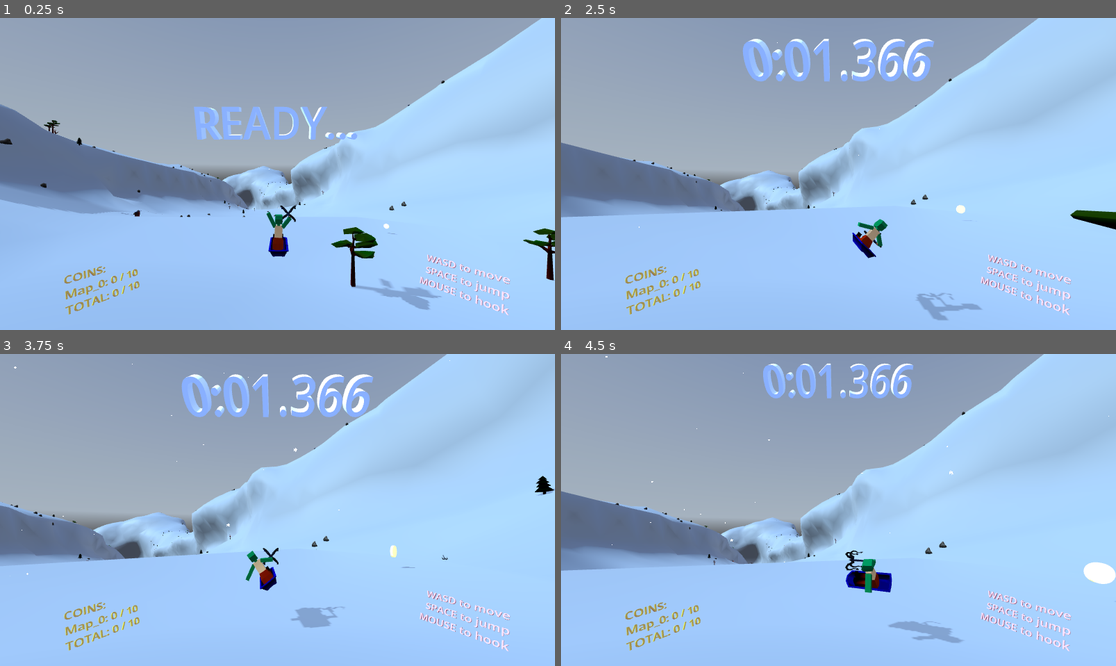
Above: before the commit, frames 1-4 (two rows, left to right).
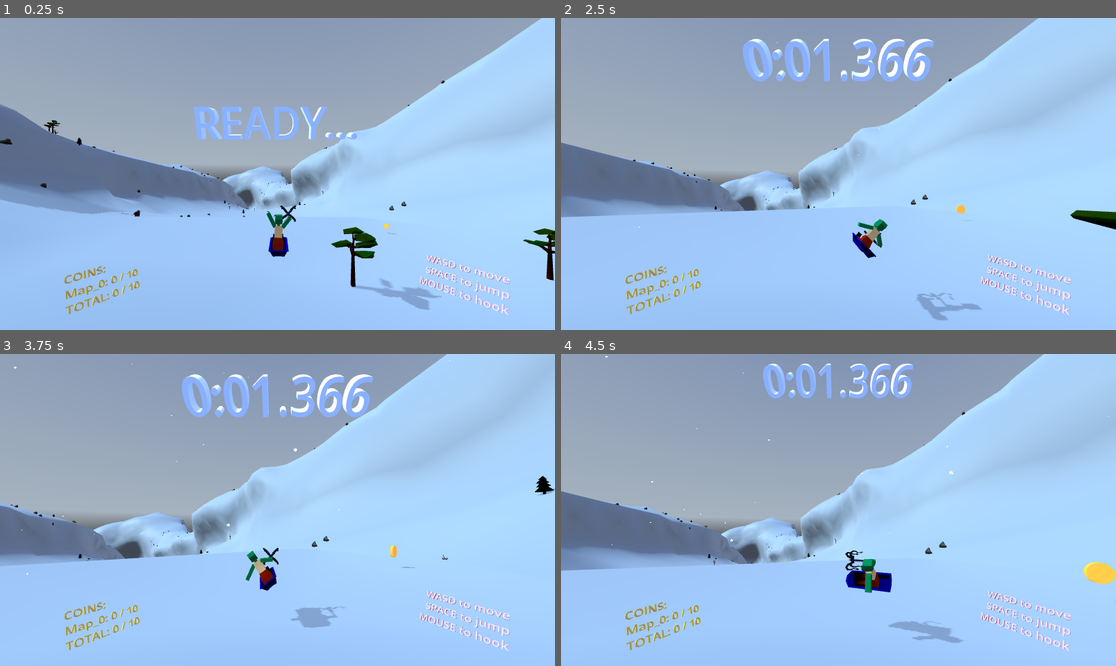
Above: after the commit, the same moments.

Repository: tokkoro/ggj24-sled
Game: Godot game, scene res://tomi_testaa/level_loader_scene.tscn
Same seed, same stepped clock (60 frames per second), same inputs: the game is played once before the commit and once after it. A sky picture missing from this copy of the repository is replaced by a grey-blue gradient.
Inputs (mouse positions are in pixels of both pictures, inside the frame that each line leads up to):
- Up to frame 1 (0.25 s): no input
- Up to frame 2 (2.5 s): tap Enter at 0.5 s; move the mouse to (960, 158) at 0.52 s; hold Right (turn_right) 0.53-1.28 s; tap Down (break) at 0.6 s; click (960, 158) at 0.67 s; tap Space (jump) at 0.77, 1.52 s; move the mouse to (727, 189) at 1.27 s; hold Left (turn_left) 1.28-2.03 s; tap Shift at 1.35 s; move the mouse to (894, 105) at 2.02 s; hold Right (turn_right) from 2.03 s (still down); tap G at 2.1 s
- Up to frame 3 (3.75 s): move the mouse to (249, 572) at 2.77 s; release Right (turn_right) at 2.78 s; hold Up (accelerate) 2.78-3.53 s; tap Ctrl at 2.85 s; click (249, 572) at 2.92 s; tap Space (jump) at 3.02 s; move the mouse to (444, 556) at 3.52 s; hold Left (turn_left) from 3.53 s (still down); tap 1 at 3.6 s
- Up to frame 4 (4.5 s): keep holding Left (turn_left); tap Space (jump) at 3.77 s; move the mouse to (672, 463) at 4.27 s; tap 2 at 4.35 s

The runs differ from the first frame. In frame 1, less than 0.1% of the frame differs, in the area x 50-71%, y 60-68%; in frame 2, less than 0.1%; in frame 3, less than 0.1%; in frame 4, 0.3%, in the area x 40-100%, y 66-74%.
Error before the commit: Assertion failed. (res://tomi_testaa/LevelLoader.gd:240)

Commit message:
Best scores are saved

Diff:
--- a/godot_project/rikun_kansio/coin.tscn
+++ b/godot_project/rikun_kansio/coin.tscn
@@ -1,12 +1,17 @@
-[gd_scene load_steps=6 format=3 uid="uid://vlvll4u6ygwk"]
+[gd_scene load_steps=7 format=3 uid="uid://vlvll4u6ygwk"]
 
 [ext_resource type="Script" path="res://rikun_kansio/coin.gd" id="1_tr7ya"]
 [ext_resource type="AudioStream" uid="uid://cg67r5wg6cjs5" path="res://sounds/ping.ogg" id="2_mfyo1"]
+[ext_resource type="Texture2D" uid="uid://dj0d3b1ahut7u" path="res://tomi_testaa/rop2.png" id="2_q3acq"]
 
 [sub_resource type="StandardMaterial3D" id="StandardMaterial3D_ge1cp"]
+albedo_color = Color(0.988235, 0.545098, 0, 1)
+metallic = 0.52
+metallic_texture = ExtResource("2_q3acq")
+metallic_texture_channel = 4
 emission_enabled = true
 emission = Color(1, 0.694118, 0.309804, 1)
-emission_energy_multiplier = 1.93
+emission_energy_multiplier = 0.9
 
 [sub_resource type="CylinderMesh" id="CylinderMesh_ek6om"]
 material = SubResource("StandardMaterial3D_ge1cp")
--- a/godot_project/tomi_testaa/LevelLoader.gd
+++ b/godot_project/tomi_testaa/LevelLoader.gd
@@ -1,7 +1,7 @@
 extends Node3D
 class_name LevelLoader
 
-var SAVE_FILE_NAME = "secrets.dat"
+var SAVE_FILE_NAME = "user://secrets.save"
 var current_level = 0
 var start_level = 0
 var level_count = 3
@@ -76,6 +76,7 @@
 			clean_old_and_load_current_level()
 
 func clean_old_and_load_current_level():
+	wait_for_next_level = false
 	clean_old_level()
 	level_scene_ref = levels[current_level].instantiate()
 	add_child(level_scene_ref)
@@ -125,13 +126,17 @@
 		load_next_level_timer = 7
 
 func get_info_label_str(want_the_most_bestests: bool):
+	var levels_compelete = 0
+	for t in most_better_than_any:
+		if t > 1:
+			levels_compelete += 1
 	var result = ""
-	if not has_betterments and want_the_most_bestests:
+	if levels_compelete < 4 and want_the_most_bestests:
 			return ""
 	if want_the_most_bestests:
 		result = "THE MOST SWIFTNESSEST:\n"
 	else:
-		if has_betterments:
+		if levels_compelete >= 4:
 			result = "TIMES, CURRENT RUN:\n"
 		else:
 			result = "TIMES:\n"
@@ -228,33 +233,49 @@
 func save_bests():
 	if OS.is_userfs_persistent():
 		print("can save!")
-		var save_data = SaveData.new()
-		save_data.level0_time = most_better_than_any[0]
-		save_data.level1_time = most_better_than_any[1]
-		save_data.level2_time = most_better_than_any[2]
-		save_data.level3_time = most_better_than_any[3]
-		save_data.level4_time = most_better_than_any[4]
-		save_data.has_betterments = has_betterments
 		#save
-		var result = ResourceSaver.save(save_data, SAVE_FILE_NAME)
-		assert(result == OK)
+		var f = FileAccess.open(SAVE_FILE_NAME, FileAccess.WRITE)
+		var data = get_save_data()
+		var json_string = JSON.stringify(data)
+		f.store_line(json_string)
 	else:
 		print("Cannot save persistent data! Check settings.")
 
 func load_bests():
 	if OS.is_userfs_persistent():
-		if ResourceLoader.exists(SAVE_FILE_NAME):
-			var save_data = ResourceLoader.load(SAVE_FILE_NAME)
-			if save_data is SaveData:
-				most_better_than_any[0] = save_data.level0_time
-				most_better_than_any[1] = save_data.level1_time
-				most_better_than_any[2] = save_data.level2_time
-				most_better_than_any[3] = save_data.level3_time
-				most_better_than_any[4] = save_data.level4_time
-				has_betterments = save_data.has_betterments
+		if FileAccess.file_exists(SAVE_FILE_NAME):
+			var save_data = FileAccess.open(SAVE_FILE_NAME, FileAccess.READ)
+			var json_string = save_data.get_line()
+			var json = JSON.new()
+			var parse_result = json.parse(json_string)
+			if not parse_result == OK:
+				print("bad save file", json_string)
+			elif not json.get_data() is Dictionary:
+				print("data is not dict ", json_string)
 			else:
-				print("Save file in bad format!")
+				var save_dict = json.get_data()
+				load_from_dict(save_dict)
 		else:
 			print("no save file")
 	else:
 		print("Cannot load persistent data! Check settings.")
+
+func get_save_data():
+	var save_dict = {
+		"level0_time": most_better_than_any[0],
+		"level1_time": most_better_than_any[1],
+		"level2_time": most_better_than_any[2],
+		"level3_time": most_better_than_any[3],
+		"level4_time": most_better_than_any[4],
+		"has_betterments": has_betterments,
+	}
+	return save_dict
+
+func load_from_dict(dict:Dictionary):
+	most_better_than_any[0] = int(dict["level0_time"])
+	most_better_than_any[1] = int(dict["level1_time"])
+	most_better_than_any[2] = int(dict["level2_time"])
+	most_better_than_any[3] = int(dict["level3_time"])
+	most_better_than_any[4] = int(dict["level4_time"])
+	has_betterments = bool(dict["has_betterments"])
+	print("Loaded.")
--- a/godot_project/tomi_testaa/savedata.gd
+++ /dev/null
@@ -1,10 +0,0 @@
-extends Resource
-class_name SaveData
-
-@export var level0_time:int = 0
-@export var level1_time:int = 0
-@export var level2_time:int = 0
-@export var level3_time:int = 0
-@export var level4_time:int = 0
-@export var level5_time:int = 0
-@export var has_betterments:bool = false
Not shown, changed: build/windows.zip
Not shown, changed: docs/html5/index.html
Not shown, changed: docs/html5/index.pck
